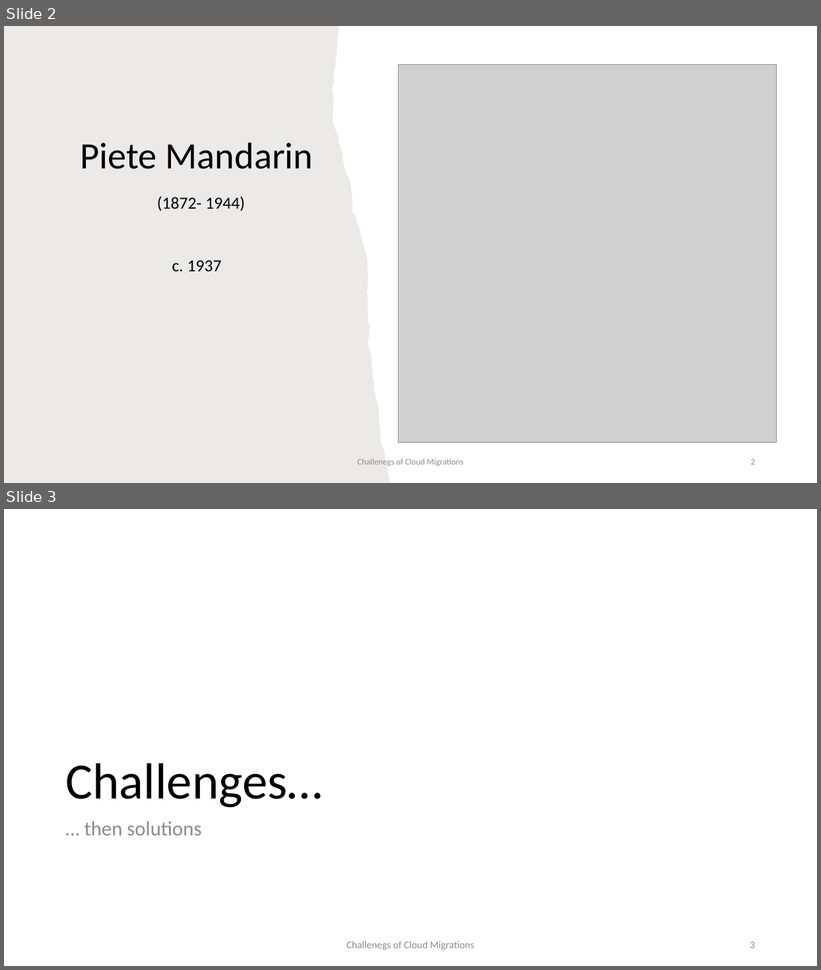
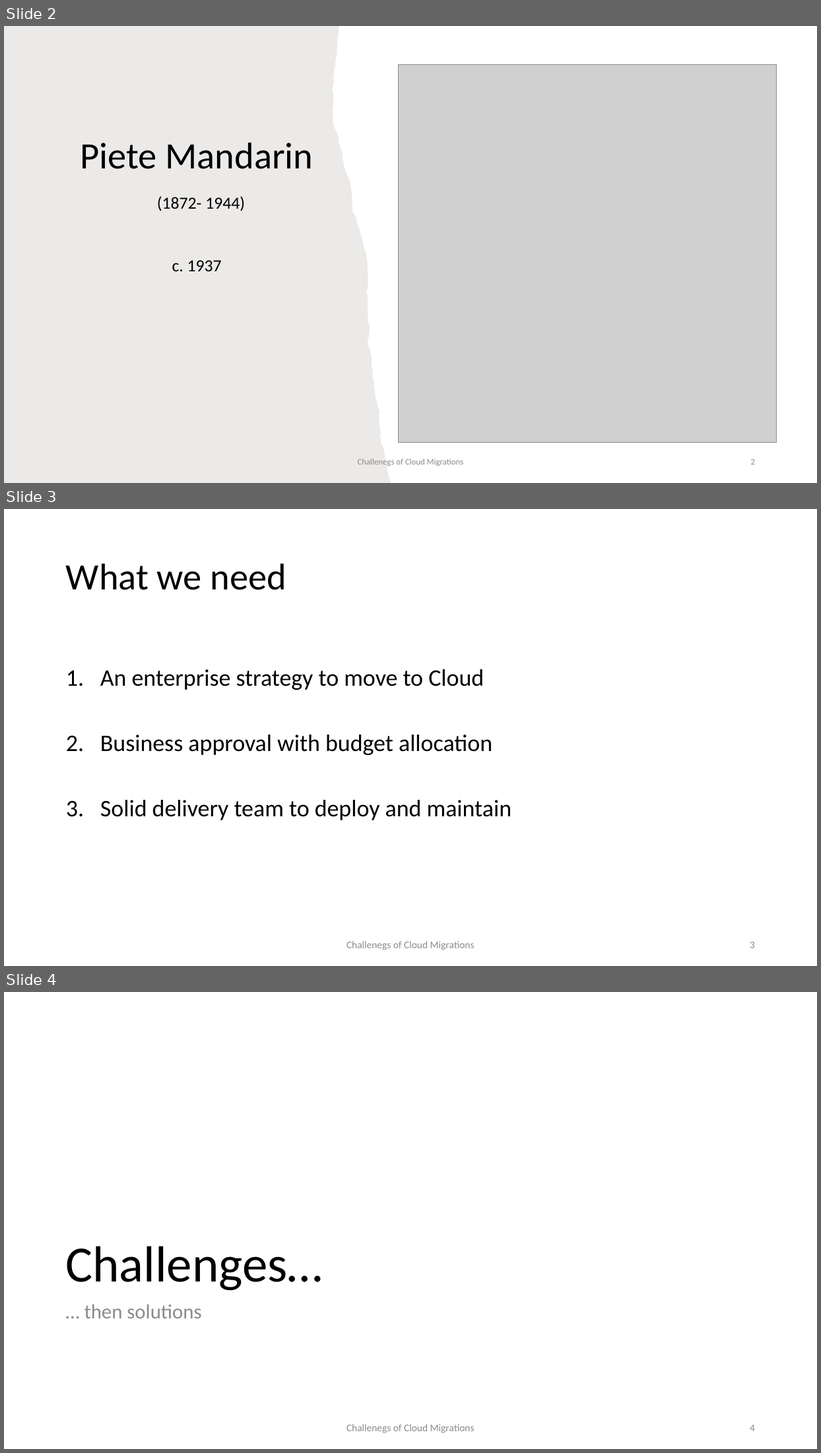
Before and after one commit to wrijugh/techtalks, a slide deck: slides/Challenges-of-Cloud-Migrations-Aug22.pptx. Shown one above the other, each under a label of ours: slides 2 and 3 before the commit, slides 2, 3 and 4 after it. The pictures are 821x970 and 821x1453 pixels, drawn with LibreOffice and Linux fonts; fonts in the diff are those of the drawing; grey boxes stand for pictures. Boxes give left, top, right and bottom in pixels: in the first picture for what was removed or moved away, otherwise in the second. Text is boxed around its words. In the diff, an @@ line names an element or a change of style, - is before the commit and + after.

```diff
--- a/slides/Challenges-of-Cloud-Migrations-Aug22.pptx
+++ b/slides/Challenges-of-Cloud-Migrations-Aug22.pptx
@@ slide 3 added at (4, 509, 817, 966), background #FFFFFF @@
@@ title added at (66, 563, 286, 590), 44 pt, text #000000 @@
+What we need
@@ text added at (100, 669, 512, 821), 28 pt, text #000000 @@
+1. An enterprise strategy to move to Cloud
+2. Business approval with budget allocation
+3. Solid delivery team to deploy and maintain
@@ text added at (347, 941, 475, 951), 12 pt, text #8C8C8C @@
+Challenegs of Cloud Migrations
@@ page number added at (750, 942, 755, 949), 12 pt, text #8C8C8C @@
+3
@@ what was slide 3 is now slide 4 @@
@@ page number at (750, 1425, 755, 1432): text changed @@
-3
+4
```
Also in this commit, not shown: 9 slides changed, 1 other slide added.
